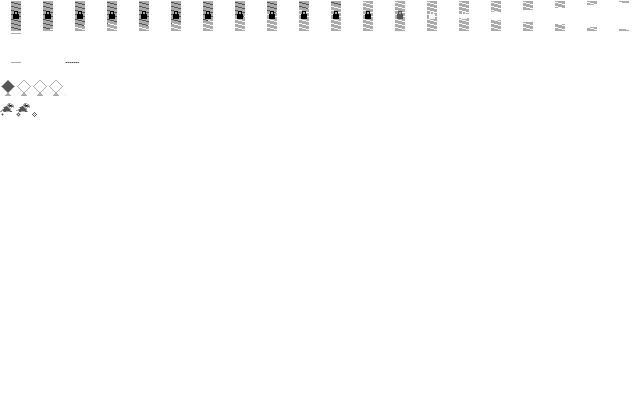
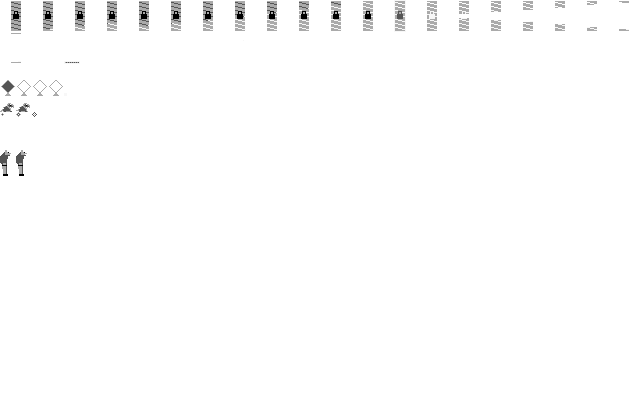
The second w=640, h=400 image is a revision of the first. Changes to its layers:
painted on "world_entities.png" over [0,150,27,176]
